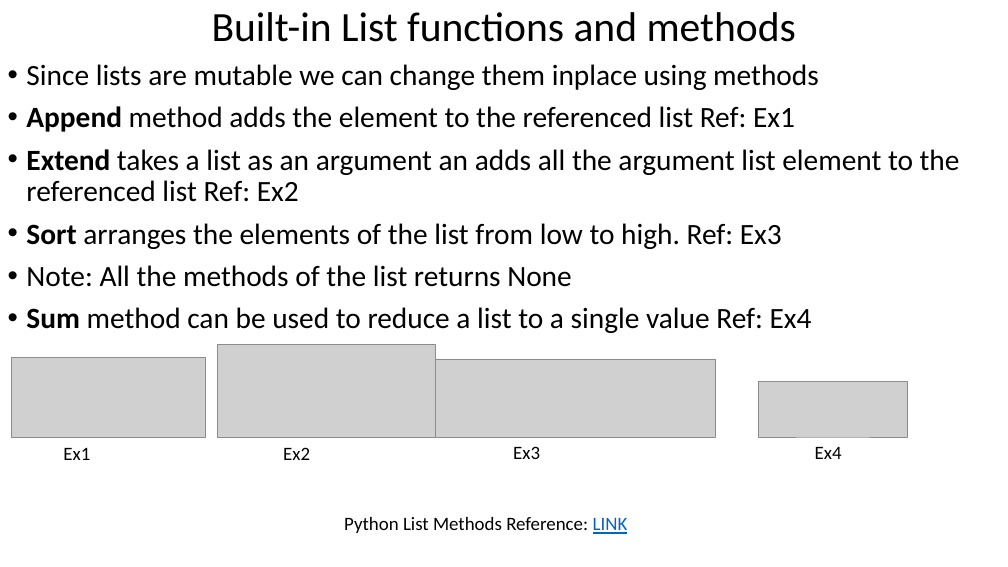
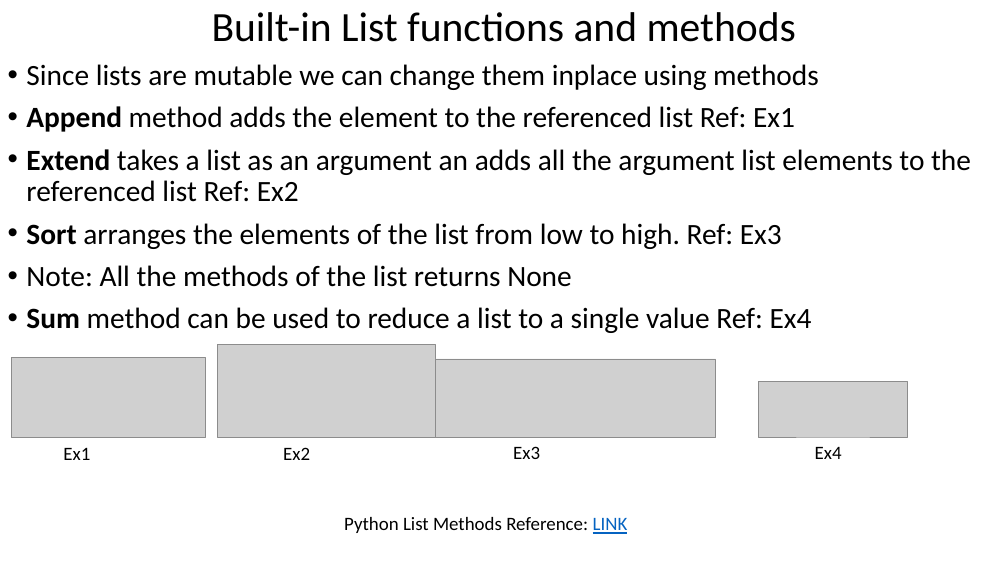
Before and after one commit to sanghvip/Python-Lecture, a slide deck: slide 8 of Lecture 6.pptx. Drawn at 1008x567 pixels with LibreOffice and Linux fonts; fonts in the diff are those of the drawing; grey boxes stand for pictures. Boxes give left, top, right and bottom in pixels: in the first picture for what was removed or moved away, otherwise in the second. Text is boxed around its words. In the diff, an @@ line names an element or a change of style, - is before the commit and + after.

Commit message:
Updated lecture 6

```diff
--- a/Lecture 6.pptx
+++ b/Lecture 6.pptx
@@ text at (x1=26, y1=149, x2=971, y2=202): text changed @@
-• Extend takes a list as an argument an adds all the argument list element to the referenced list Ref: Ex2
+• Extend takes a list as an argument an adds all the argument list elements to the referenced list Ref: Ex2
```
Also in this commit, not shown: 1 other slide changed.
